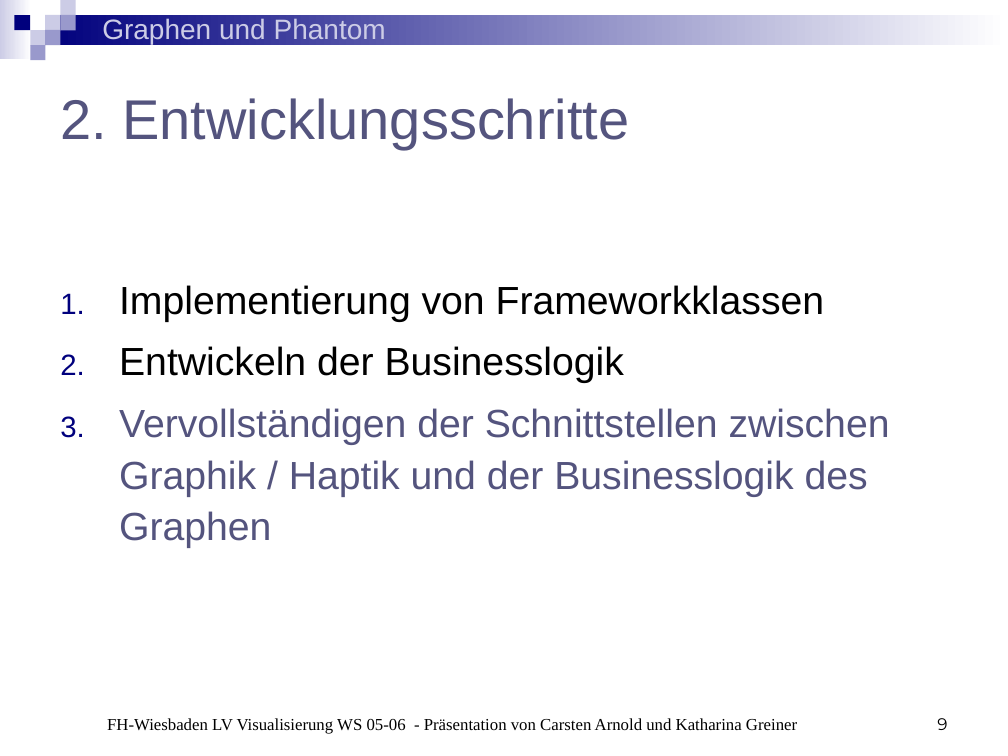
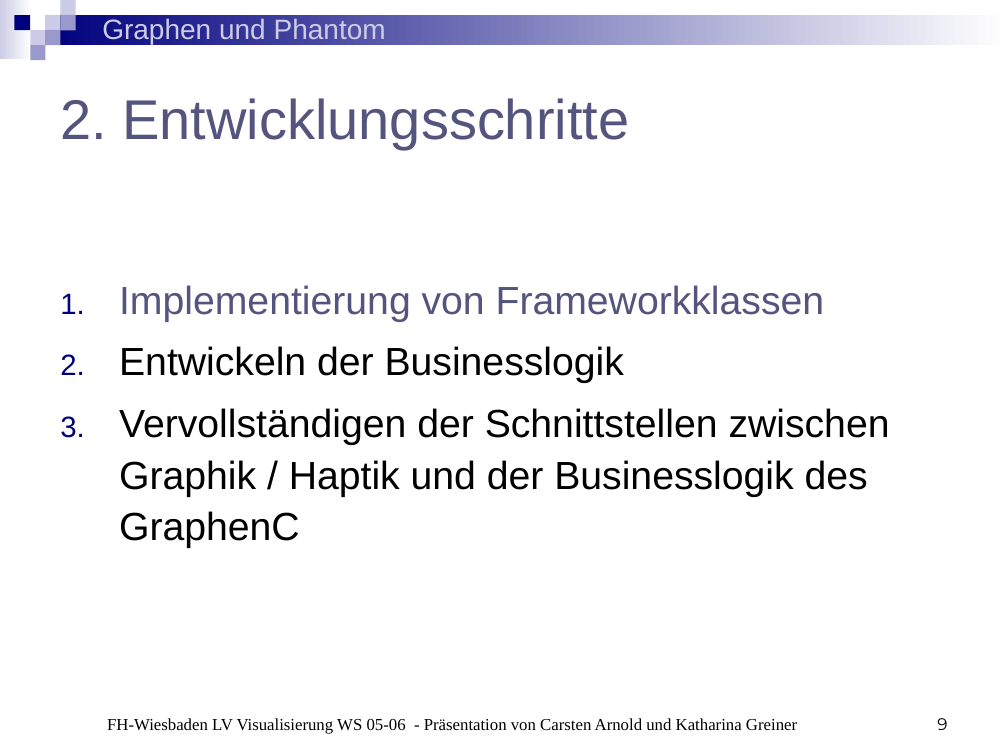
Before and after one commit to BackupTheBerlios/phantom-graphs-svn, a slide deck: slide 9 of trunk/Präsentationen/Präsentation3.ppt. Drawn at 1008x756 pixels with LibreOffice and Linux fonts; fonts in the diff are those of the drawing. Boxes give left, top, right and bottom in pixels: in the first picture for what was removed or moved away, otherwise in the second. Text is boxed around its words. In the diff, an @@ line names an element or a change of style, - is before the commit and + after.

```diff
--- a/trunk/Präsentationen/Präsentation3.ppt
+++ b/trunk/Präsentationen/Präsentation3.ppt
@@ text at box(119, 285, 825, 322): text colour #000000 to #54547E in "Implementierung von Frameworkklassen" @@
@@ text at box(119, 408, 890, 548): text changed; text colour #54547E to #000000 @@
-3. Vervollständigen der Schnittstellen zwischen Graphik / Haptik und der Businesslogik des Graphen
+3. Vervollständigen der Schnittstellen zwischen Graphik / Haptik und der Businesslogik des GraphenC
```
Also in this commit, not shown: 7 other slides changed.
